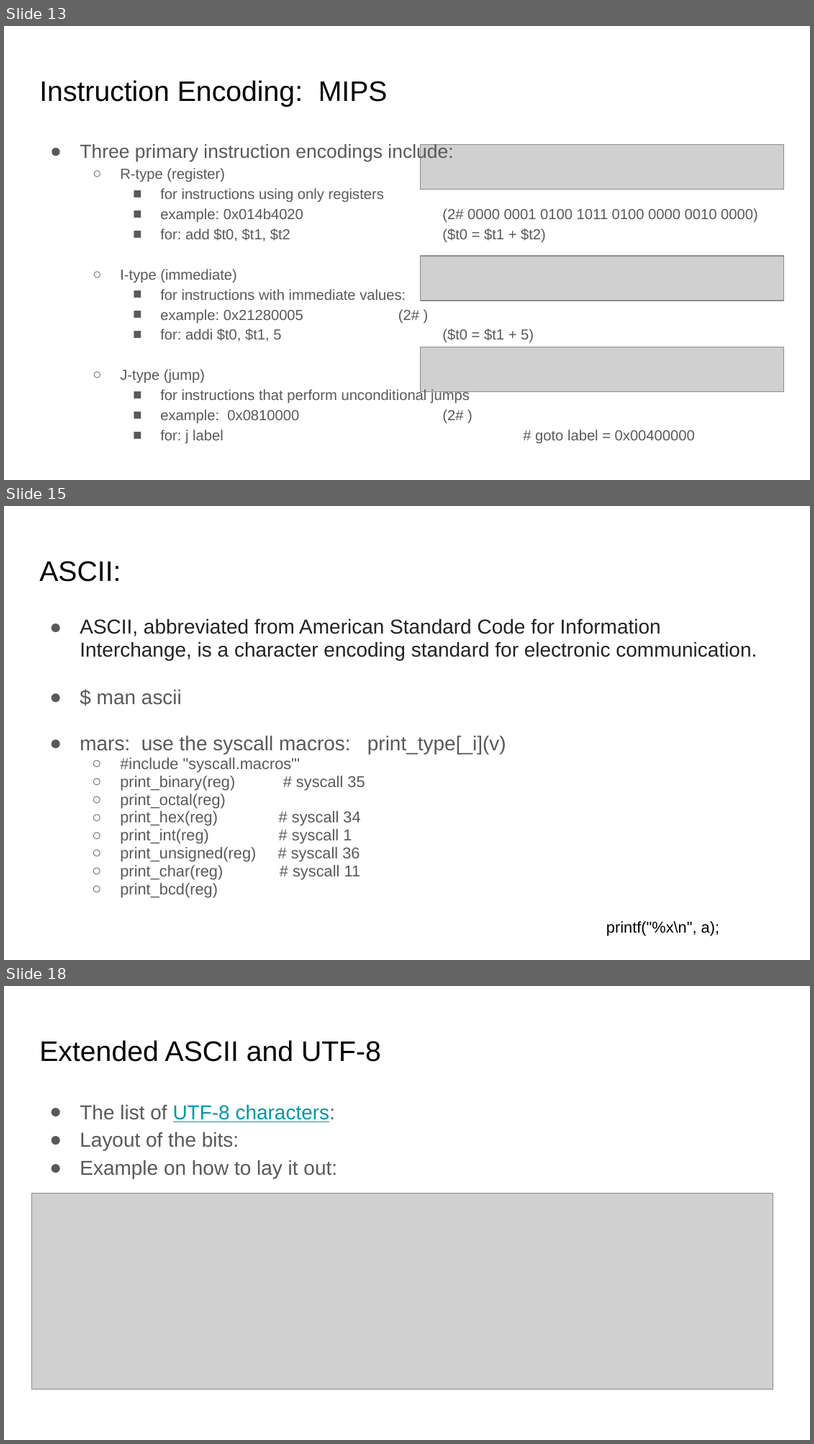
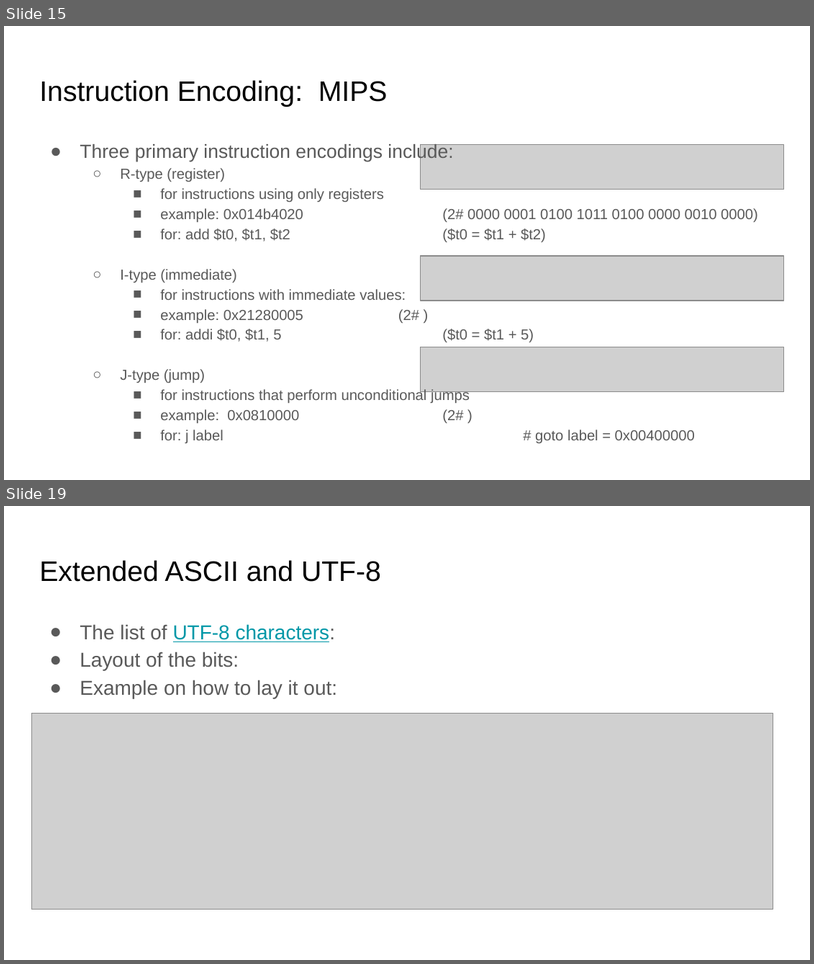
Before and after one commit to COMP122/comp122-s23, a slide deck: format-encodings/documents/introduction-to-encodings.pptx. Shown one above the other, each under a label of ours: slides 13, 15 and 18 before the commit, slides 15 and 19 after it; the slides between them are not shown. The pictures are 814x1444 and 814x964 pixels, drawn with LibreOffice and Linux fonts; fonts in the diff are those of the drawing; grey boxes stand for pictures. Boxes give left, top, right and bottom in pixels: in the first picture for what was removed or moved away, otherwise in the second. Text is boxed around its words. In the diff, an @@ line names an element or a change of style, - is before the commit and + after.

```diff
--- a/format-encodings/documents/introduction-to-encodings.pptx
+++ b/format-encodings/documents/introduction-to-encodings.pptx
@@ slide 15 removed at box(4, 506, 810, 960), background #FFFFFF @@
@@ title removed at box(39, 561, 121, 582) @@
-ASCII:
@@ text removed at box(80, 618, 757, 897) @@
-● ASCII, abbreviated from American Standard Code for Information Interchange, is a character encoding standard for electronic communication.
-● $ man ascii
-● mars: use the syscall macros: print_type[_i](v)
-  ○ #include "syscall.macros"'
-  ○ print_binary(reg) # syscall 35
-  ○ print_octal(reg)
-  ○ print_hex(reg) # syscall 34
-  ○ print_int(reg) # syscall 1
-  ○ print_unsigned(reg) # syscall 36
-  ○ print_char(reg) # syscall 11
-  ○ print_bcd(reg)
@@ text removed at box(607, 921, 720, 936) @@
-printf("%x\n", a);
@@ what was slide 13 is now slide 15 @@
@@ what was slide 18 is now slide 19 @@
```
Also in this commit, not shown: 10 slides changed, 2 slides added.
